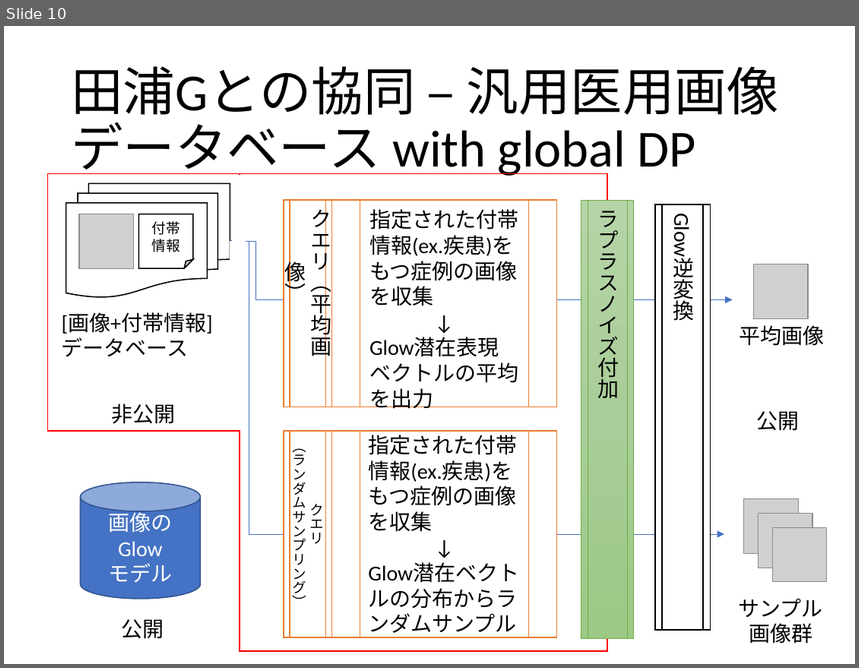
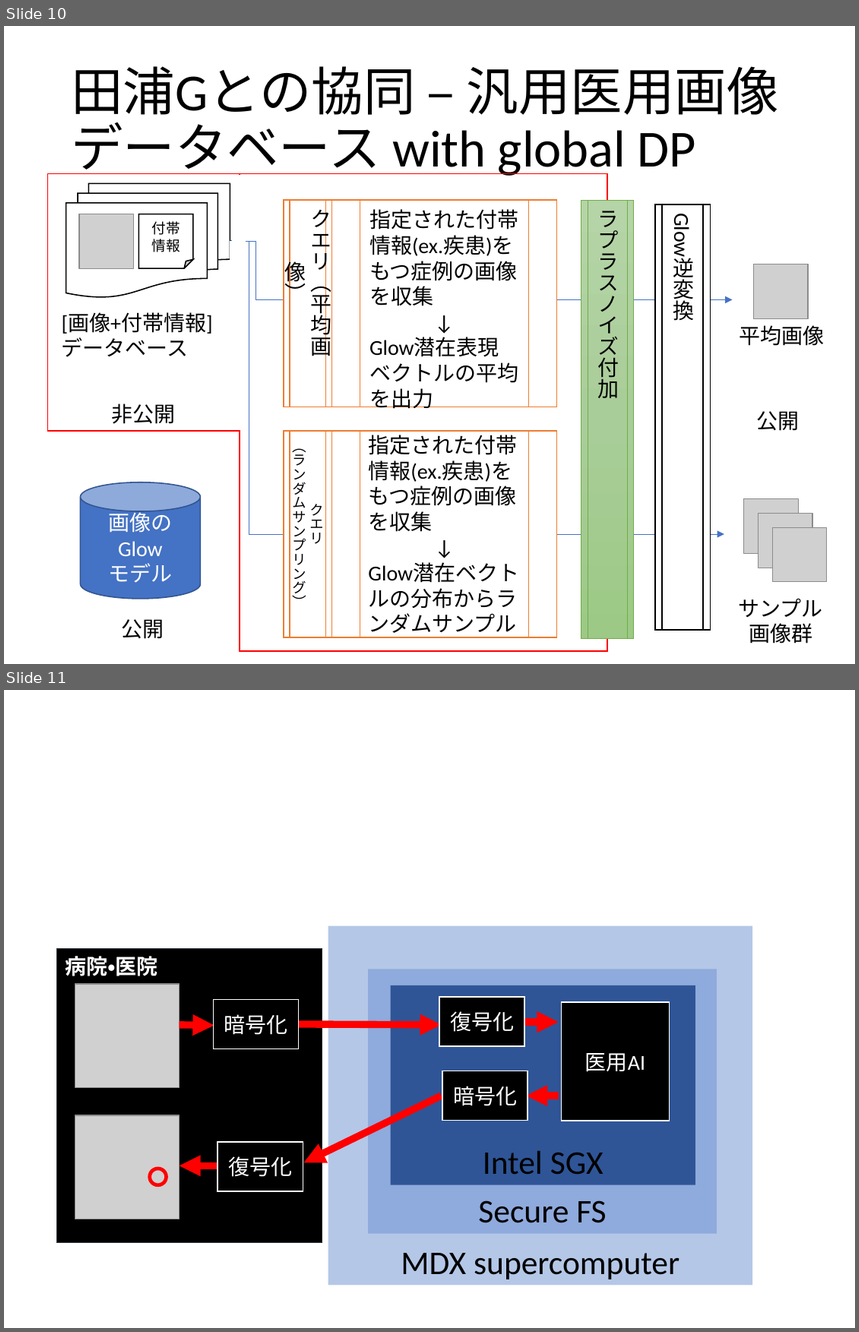
Before and after one commit to secure-privacy-project/secure-privacy-project.github.io, a slide deck: docs/img/220421研究計画(CREST)(MOD)3-花岡グループ.pptx. Shown one above the other, each under a label of ours: slide 10 before the commit, slides 10 and 11 after it. The pictures are 859x668 and 859x1332 pixels, drawn with LibreOffice and Linux fonts; fonts in the diff are those of the drawing; grey boxes stand for pictures. Boxes give left, top, right and bottom in pixels: in the first picture for what was removed or moved away, otherwise in the second. Text is boxed around its words. In the diff, an @@ line names an element or a change of style, - is before the commit and + after.

```diff
--- a/docs/img/220421研究計画(CREST)(MOD)3-花岡グループ.pptx
+++ b/docs/img/220421研究計画(CREST)(MOD)3-花岡グループ.pptx
@@ slide 11 added at <box>4,690,855,1328</box>, background #FFFFFF @@
@@ rectangle added at <box>329,926,753,1285</box>, fill #B4C7E7, 28 pt, text #000000 @@
+MDX supercomputer
@@ rectangle added at <box>56,948,322,1243</box>, fill #000000, outline #222A35 0.75 pt, 18 pt, text #FFFFFF, bold @@
+病院・医院
@@ picture added at <box>75,983,180,1087</box> @@
@@ rectangle added at <box>368,969,718,1234</box>, fill #8FAADC, 28 pt, text #000000 @@
+Secure FS
@@ rectangle added at <box>390,986,695,1186</box>, fill #2F5597, 28 pt, text #000000 @@
+Intel SGX
@@ rectangle added at <box>214,1000,299,1049</box>, fill #000000, outline #FFFFFF 1 pt, 18 pt, text #FFFFFF @@
+暗号化
@@ rectangle added at <box>439,997,525,1046</box>, fill #000000, outline #FFFFFF 1 pt, 18 pt, text #FFFFFF @@
+復号化
@@ rectangle added at <box>562,1002,670,1121</box>, fill #000000, outline #FFFFFF 1 pt, 18 pt, text #FFFFFF @@
+医用AI
@@ arrow added from (180, 1025) to (215, 1025), #FF0000 6 pt @@
@@ arrow added from (299, 1024) to (442, 1025), #FF0000 6 pt @@
@@ arrow added from (522, 1022) to (558, 1022), #FF0000 6 pt @@
@@ rectangle added at <box>443,1072,528,1121</box>, fill #000000, outline #FFFFFF 1 pt, 18 pt, text #FFFFFF @@
+暗号化
@@ arrow added from (442, 1096) to (303, 1163), #FF0000 6 pt @@
@@ arrow added from (558, 1096) to (526, 1096), #FF0000 6 pt @@
@@ picture added at <box>75,1116,180,1220</box> @@
@@ rectangle added at <box>218,1142,303,1192</box>, fill #000000, outline #FFFFFF 1 pt, 18 pt, text #FFFFFF @@
+復号化
@@ arrow added from (218, 1166) to (180, 1166), #FF0000 6 pt @@
@@ ellipse added at <box>150,1170,167,1186</box>, outline #FF0000 3 pt @@
```
Also in this commit, not shown: 1 other slide added, 2 other files.
